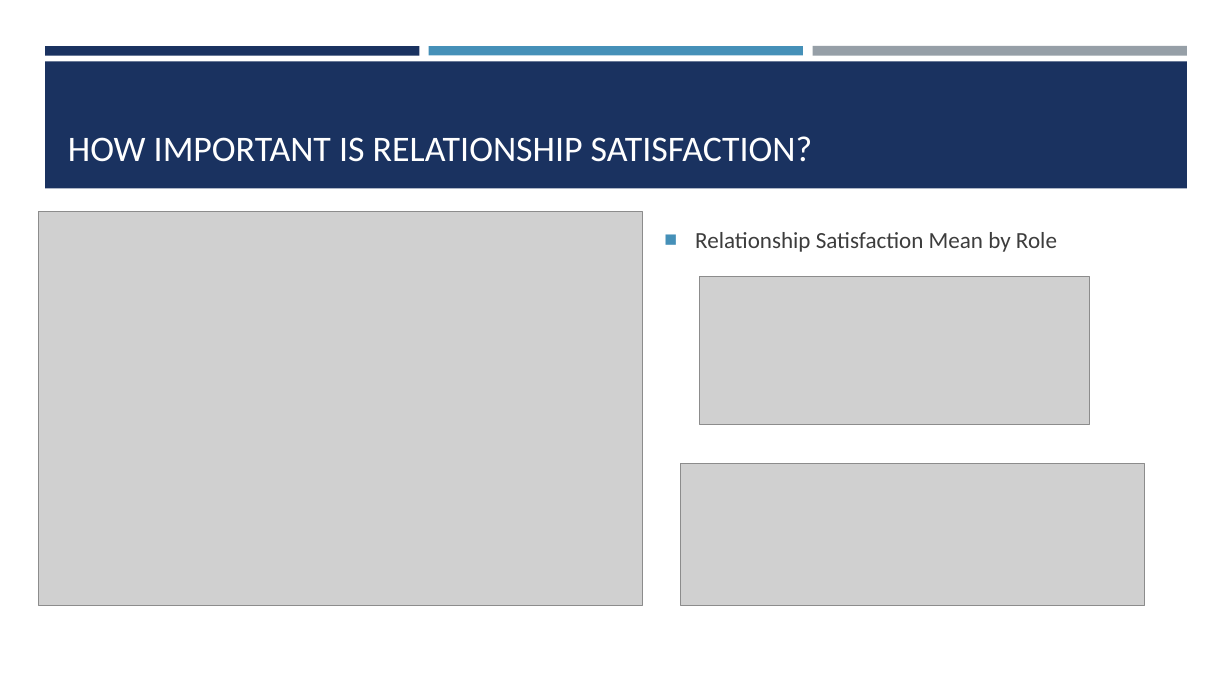
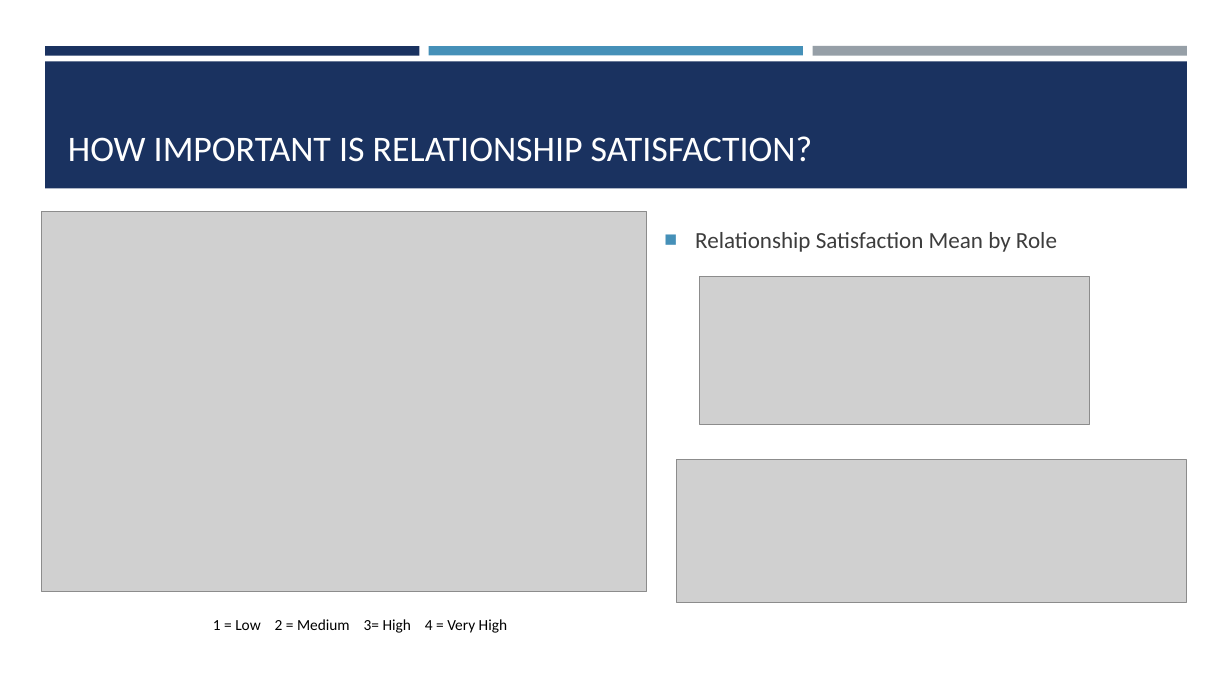
Before and after one commit to SamOnalaja/MSDS6306-404_CS2, a slide deck: slide 8 of pres/MLTran_CaseStudy_2_Presentation.pptx. Drawn at 1232x693 pixels with LibreOffice and Linux fonts; fonts in the diff are those of the drawing; grey boxes stand for pictures. Boxes give left, top, right and bottom in pixels: in the first picture for what was removed or moved away, otherwise in the second. Text is boxed around its words. In the diff, an @@ line names an element or a change of style, - is before the commit and + after.

```diff
--- a/pres/MLTran_CaseStudy_2_Presentation.pptx
+++ b/pres/MLTran_CaseStudy_2_Presentation.pptx
@@ picture resized from (x1=39, y1=212, x2=642, y2=606) to (x1=42, y1=212, x2=647, y2=592) @@
@@ picture resized from (x1=681, y1=464, x2=1145, y2=606) to (x1=677, y1=460, x2=1187, y2=603) @@
@@ text added at (x1=213, y1=619, x2=507, y2=633), 12 pt, text #000000 @@
+1 = Low 2 = Medium 3= High 4 = Very High
```
Also in this commit, not shown: 8 other slides changed, 2 slides added, 1 slide removed, 3 other files.
